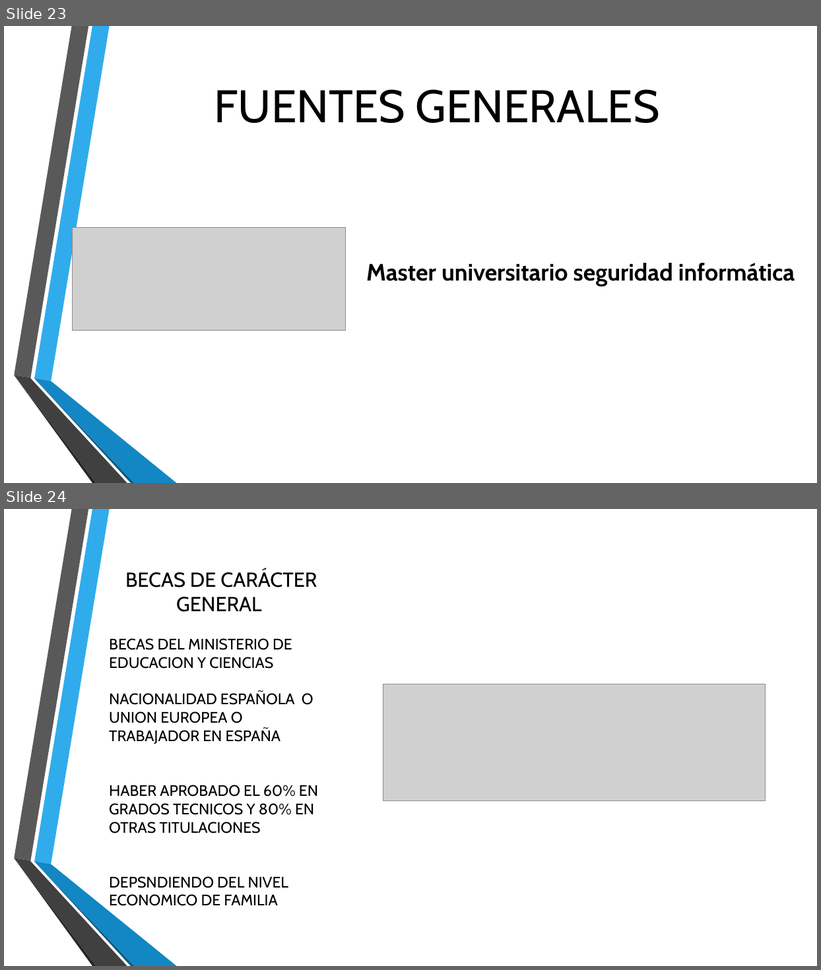
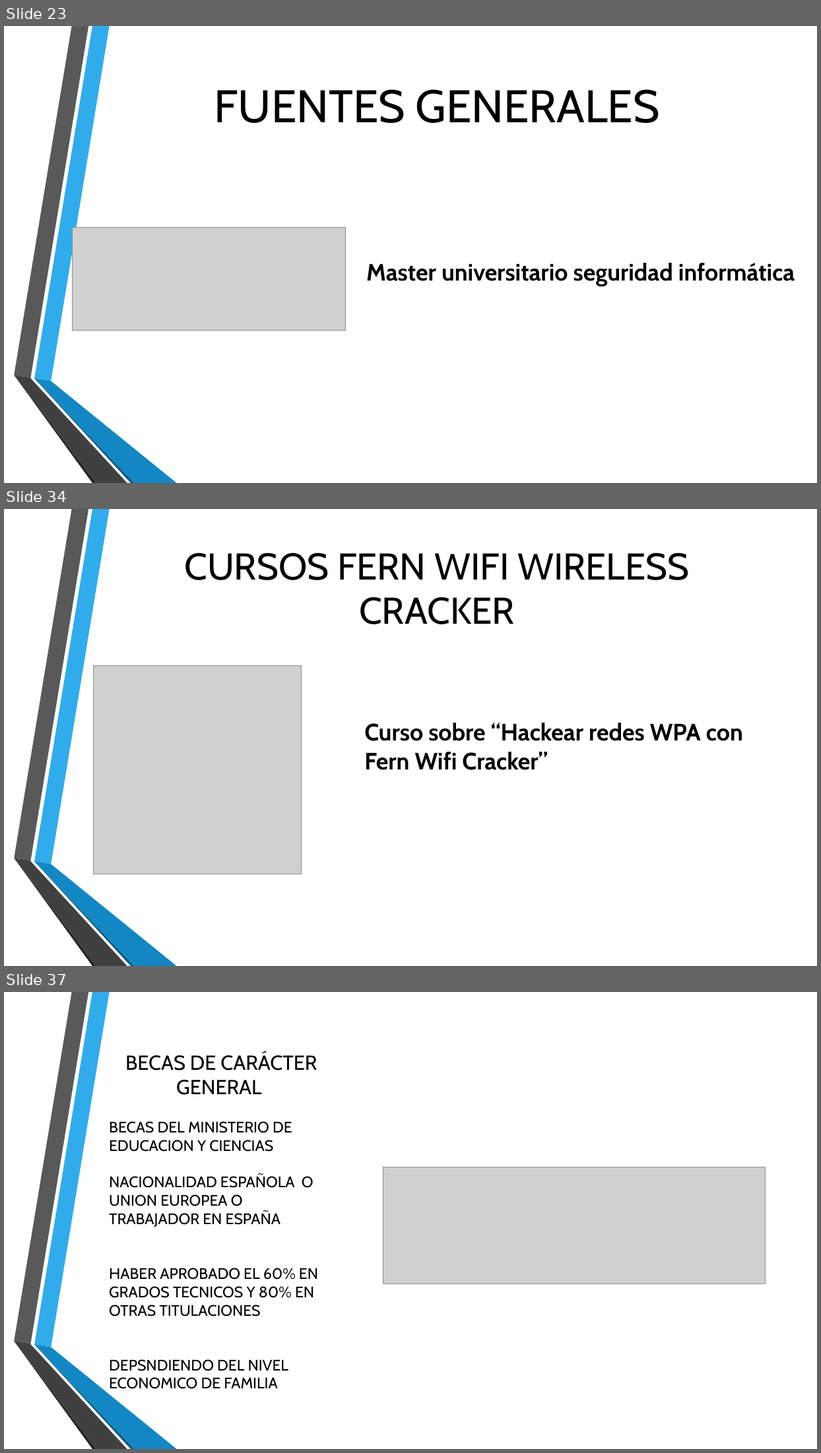
Before and after one commit to Rijaelto/TG1, a slide deck: TG1_final.pptx. Shown one above the other, each under a label of ours: slides 23 and 24 before the commit, slides 23, 34 and 37 after it; the slides between them are not shown. The pictures are 821x970 and 821x1453 pixels, drawn with LibreOffice and Linux fonts; fonts in the diff are those of the drawing; grey boxes stand for pictures; background and template pictures are left out. Boxes give left, top, right and bottom in pixels: in the first picture for what was removed or moved away, otherwise in the second. Text is boxed around its words. In the diff, an @@ line names an element or a change of style, - is before the commit and + after.

```diff
--- a/TG1_final.pptx
+++ b/TG1_final.pptx
@@ slide 34 added at (4,509,817,966), background picture (left out); not listed: 6 template elements that a slide beside it also shows @@
@@ title added at (184,553,689,625), 44 pt, text #000000 @@
+CURSOS FERN WIFI WIRELESS CRACKER
@@ picture added at (93,666,302,875) @@
@@ text added at (364,723,743,770), 28 pt, text #000000, bold @@
+Curso sobre “Hackear redes WPA con Fern Wifi Cracker”
@@ what was slide 24 is now slide 37 @@
```
Also in this commit, not shown: 2 slides changed, 15 other slides added.
